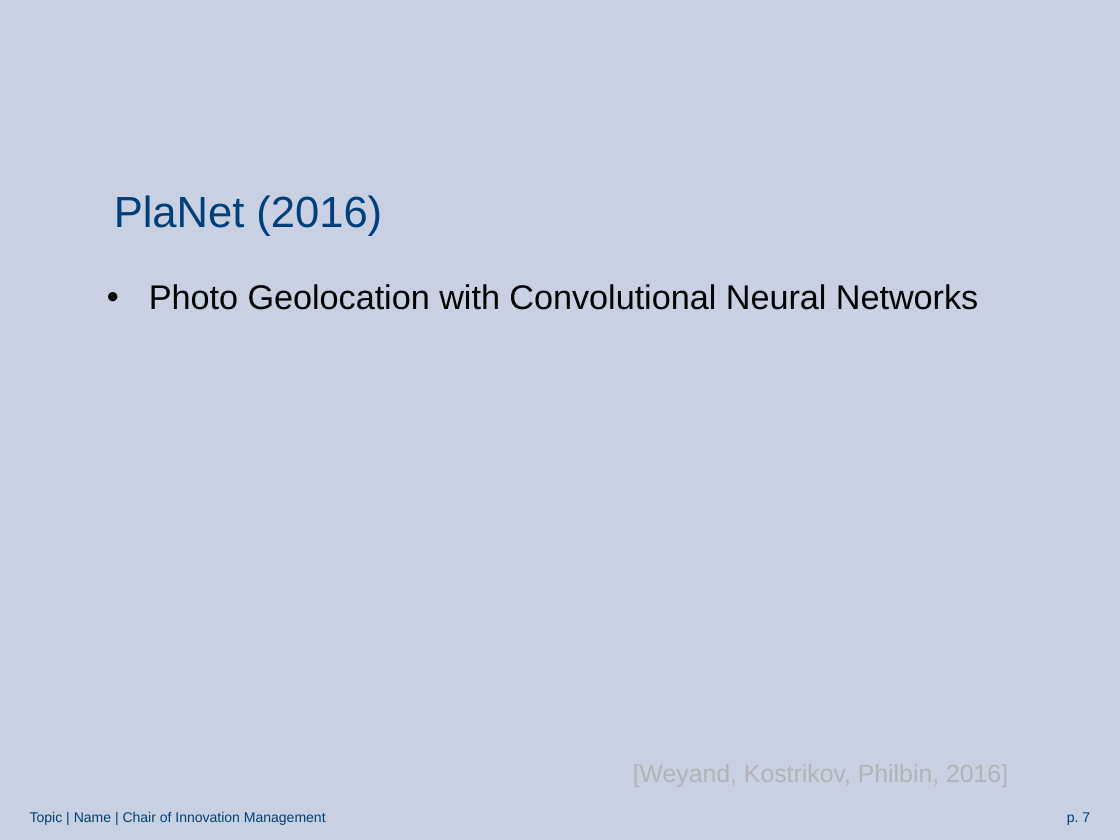
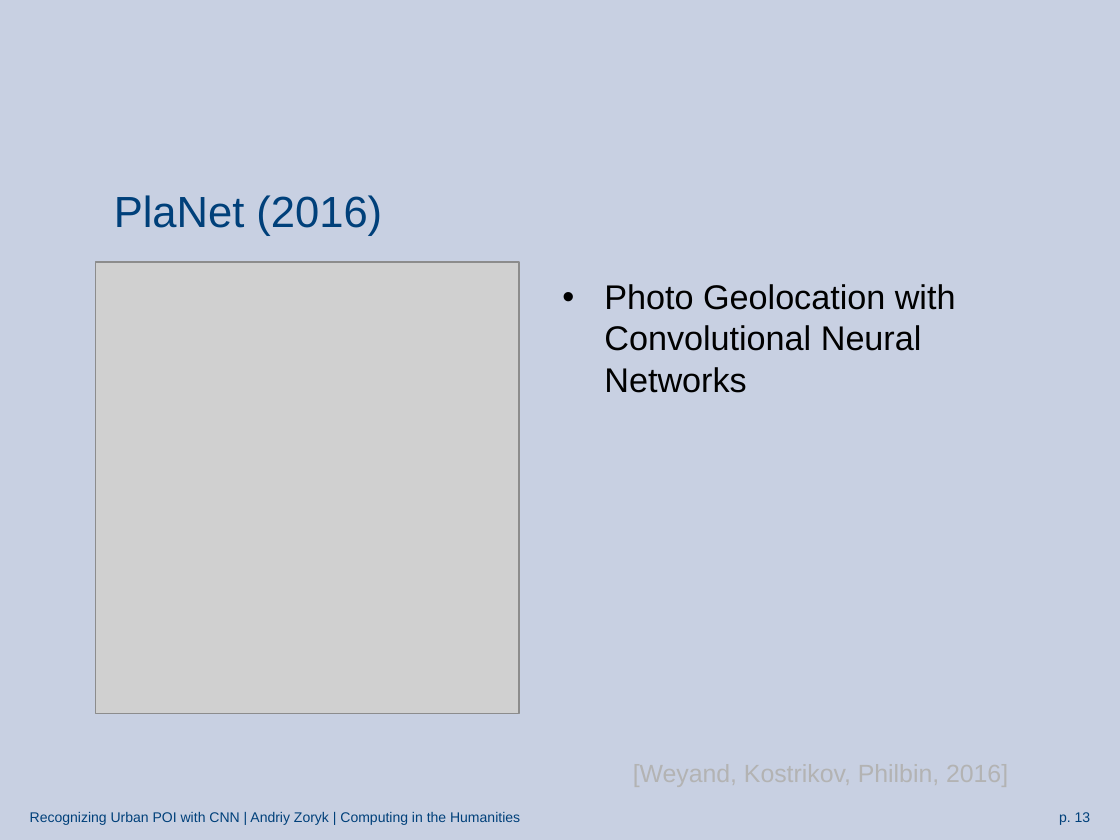
Before and after one commit to azoryk/Master-thesis, a slide deck: slide 13 of 1.Presentation_Master.pptx (slide 7 before the commit). Drawn at 1120x840 pixels with LibreOffice and Linux fonts; fonts in the diff are those of the drawing; grey boxes stand for pictures; background and template pictures are left out. Boxes give left, top, right and bottom in pixels: in the first picture for what was removed or moved away, otherwise in the second. Text is boxed around its words. In the diff, an @@ line names an element or a change of style, - is before the commit and + after.

```diff
--- a/1.Presentation_Master.pptx
+++ b/1.Presentation_Master.pptx
@@ picture added at <box>95,262,519,713</box> @@
@@ text "Photo Geolocation with Convolutional Neural ..." rewrapped from <box>149,284,978,310</box> to <box>604,284,956,393</box> @@
@@ text at <box>30,812,520,825</box>: text changed @@
-Topic | Name | Chair of Innovation Management
+Recognizing Urban POI with CNN | Andriy Zoryk | Computing in the Humanities
@@ page number at <box>1059,812,1091,825</box>: text changed @@
-p. 7
+p. 13
```
Also in this commit, not shown: 7 other slides changed, 10 slides added, 2 slides removed.
